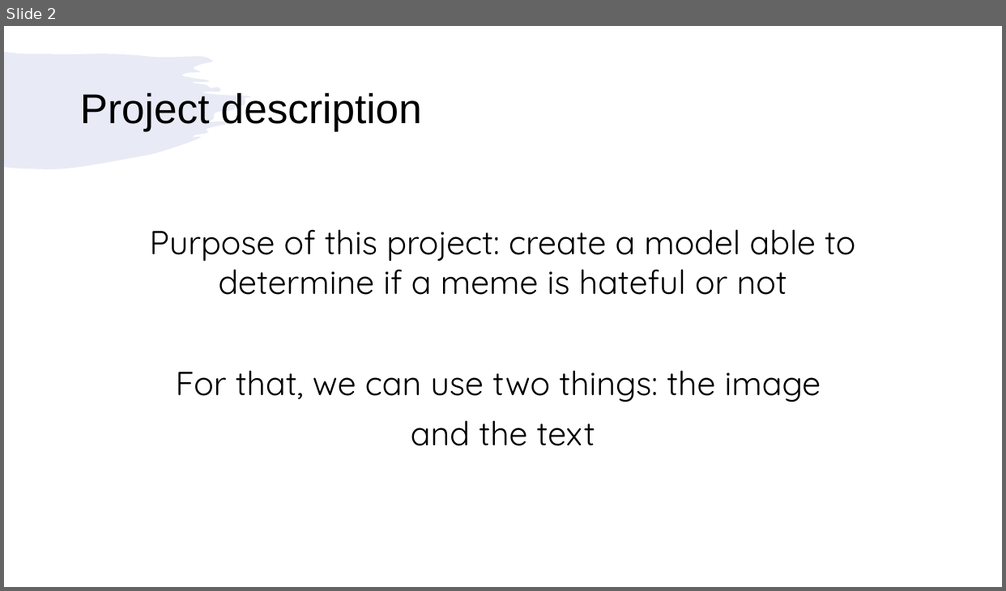
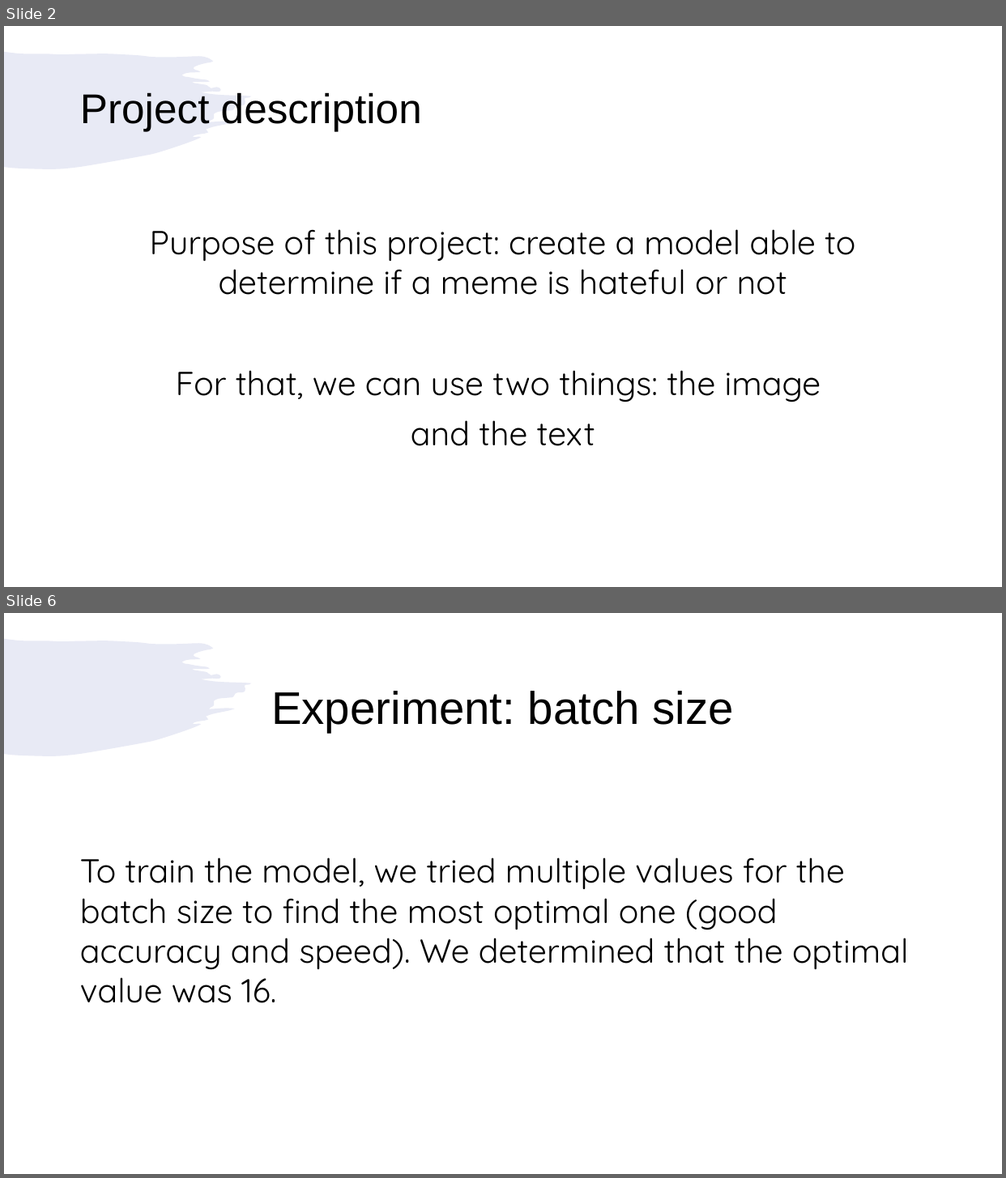
Before and after one commit to maxcap12/hateful_meme_detection, a slide deck: presentation.pptx. Shown one above the other, each under a label of ours: slide 2 before the commit, slides 2 and 6 after it; the slides between them are not shown. The pictures are 1006x591 and 1006x1178 pixels, drawn with LibreOffice and Linux fonts; fonts in the diff are those of the drawing. Boxes give left, top, right and bottom in pixels: in the first picture for what was removed or moved away, otherwise in the second. Text is boxed around its words. In the diff, an @@ line names an element or a change of style, - is before the commit and + after.

```diff
--- a/presentation.pptx
+++ b/presentation.pptx
@@ slide 6 added at (x1=4, y1=613, x2=1002, y2=1174), background #FFFFFF; not listed: 1 template element that a slide beside it also shows @@
@@ title added at (x1=271, y1=691, x2=733, y2=732), 44 pt, text #000000 @@
+Experiment: batch size
@@ text added at (x1=80, y1=858, x2=908, y2=1003), 32 pt, text #000000 @@
+To train the model, we tried multiple values for the batch size to find the most optimal one (good accuracy and speed). We determined that the optimal value was 16.
```
Also in this commit, not shown: 2 slides changed, 6 other slides added, 1 slide removed, 1 other file.
